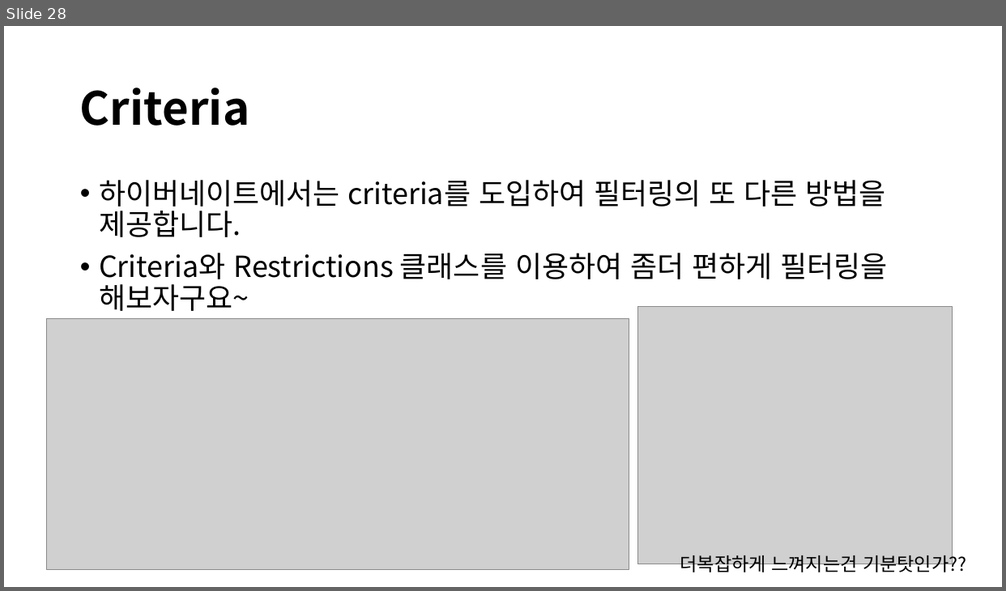
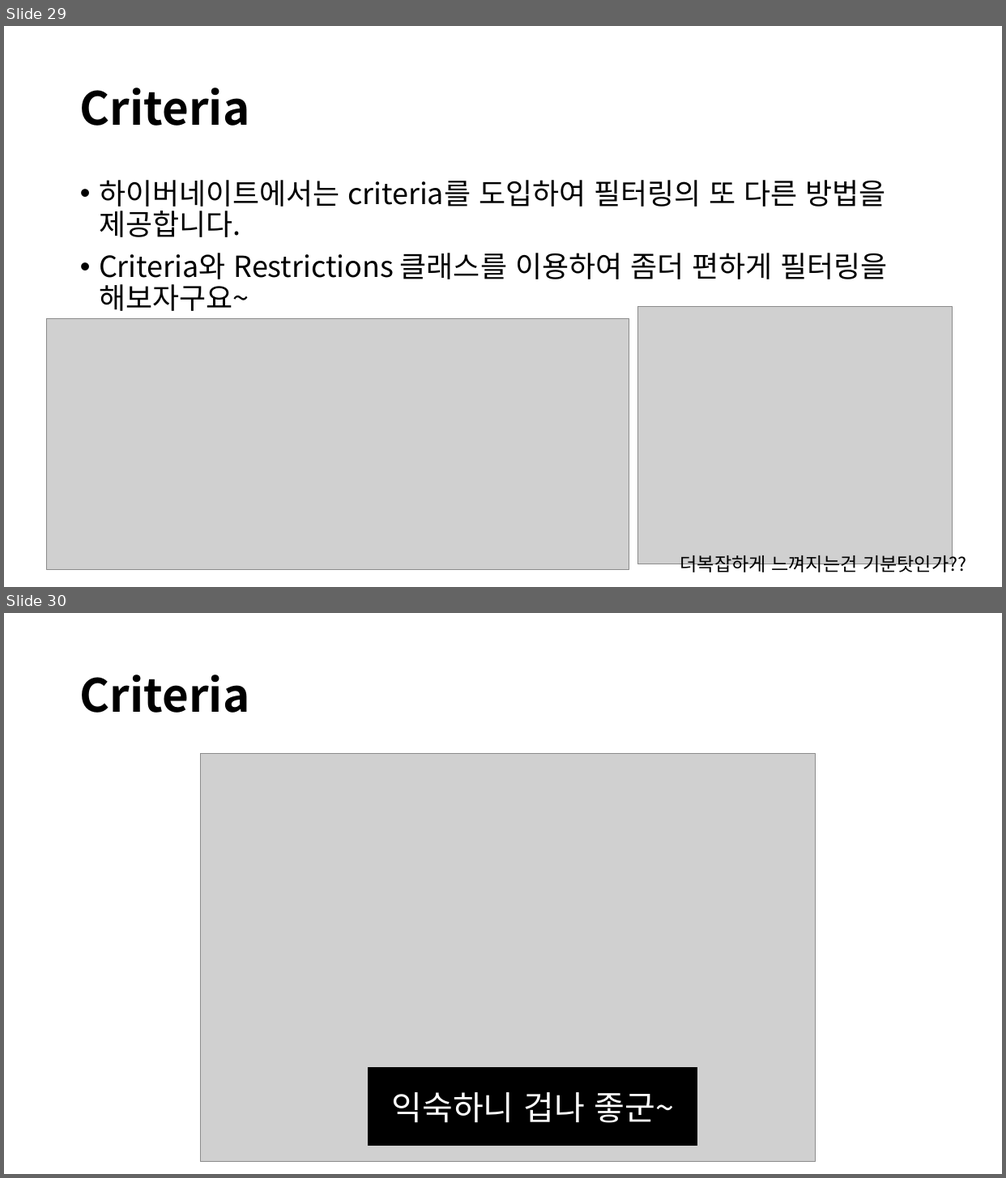
Before and after one commit to visualkhh/book-hibernate, a slide deck: hibernate5.x.pptx. Shown one above the other, each under a label of ours: slide 28 before the commit, slides 29 and 30 after it. The pictures are 1006x591 and 1006x1178 pixels, drawn with LibreOffice and Linux fonts; fonts in the diff are those of the drawing; grey boxes stand for pictures. Boxes give left, top, right and bottom in pixels: in the first picture for what was removed or moved away, otherwise in the second. Text is boxed around its words. In the diff, an @@ line names an element or a change of style, - is before the commit and + after.

```diff
--- a/hibernate5.x.pptx
+++ b/hibernate5.x.pptx
@@ slide 30 added at <box>4,613,1002,1174</box>, background #FFFFFF @@
@@ title added at <box>80,675,250,713</box>, 44 pt, text #000000, bold @@
+Criteria
@@ picture added at <box>200,754,815,1161</box> @@
@@ rectangle added at <box>368,1068,697,1145</box>, fill #000000, outline #000000 1 pt, 32 pt, text #FFFFFF @@
+익숙하니 겁나 좋군~
@@ what was slide 28 is now slide 29 @@
```
Also in this commit, not shown: 10 slides changed, 1 other slide added.
